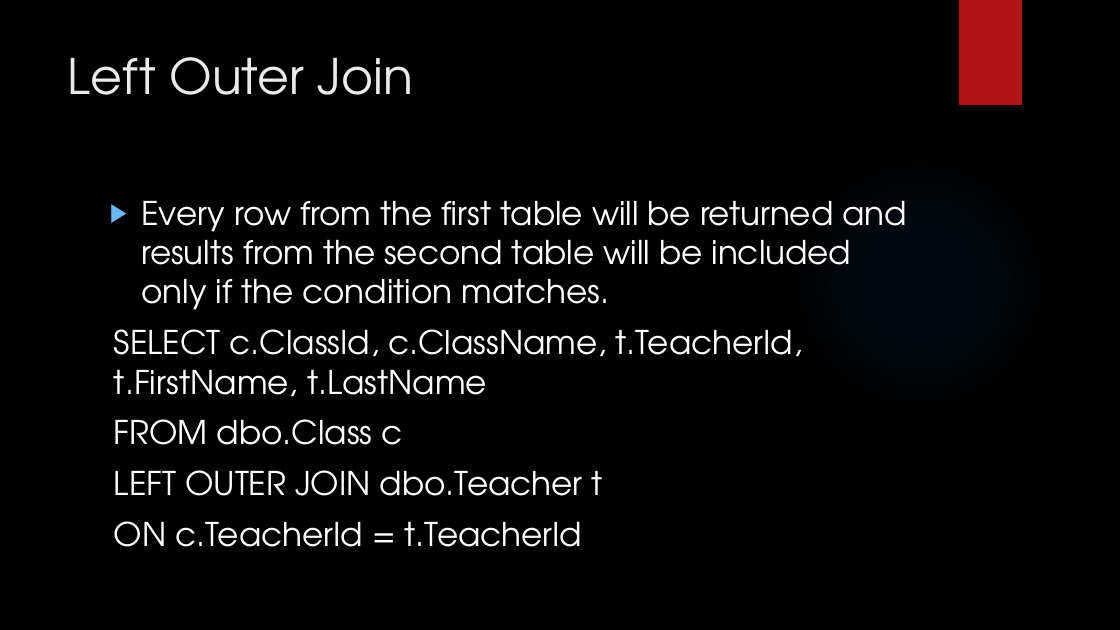
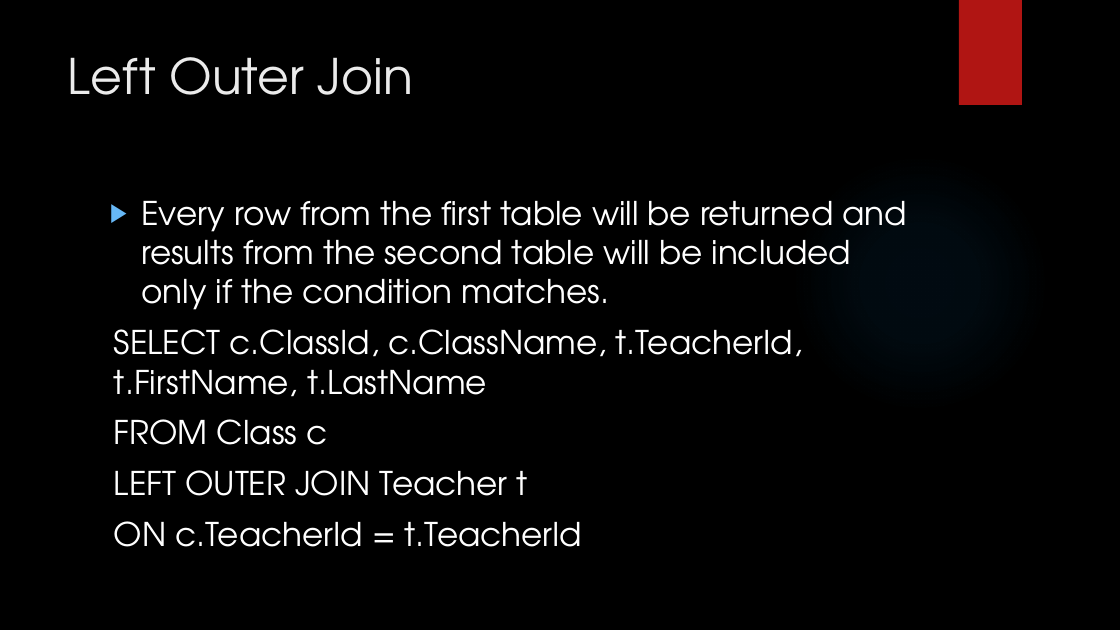
Before and after one commit to LogolsLLC/Logols-May2018, a slide deck: slide 25 of Slides/04_Sql_TrainingPlan.pptx (slide 22 before the commit). Drawn at 1120x630 pixels with LibreOffice and Linux fonts; fonts in the diff are those of the drawing; background and template pictures are left out. Boxes give left, top, right and bottom in pixels: in the first picture for what was removed or moved away, otherwise in the second. Text is boxed around its words. In the diff, an @@ line names an element or a change of style, - is before the commit and + after.

```diff
--- a/Slides/04_Sql_TrainingPlan.pptx
+++ b/Slides/04_Sql_TrainingPlan.pptx
@@ text at box(114, 419, 528, 496): text changed @@
-FROM dbo.Class c
-LEFT OUTER JOIN dbo.Teacher t
+FROM Class c
+LEFT OUTER JOIN Teacher t
```
Also in this commit, not shown: 9 other slides changed, 1 slide added, 1 other file.
